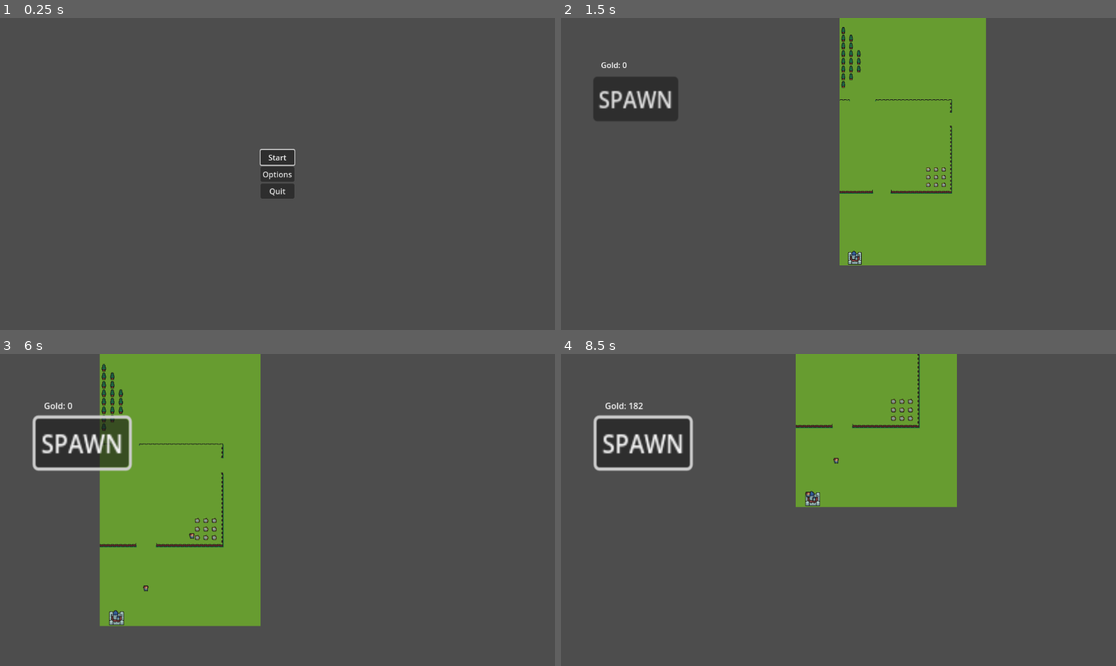
Above: before the commit, frames 1-4 (two rows, left to right).
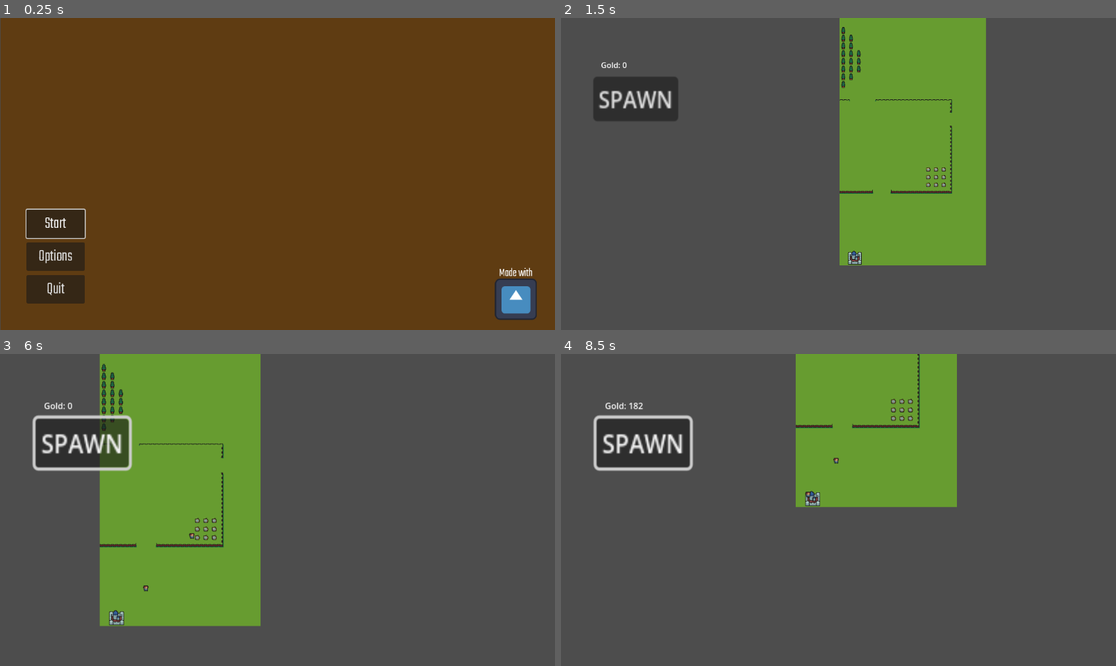
Above: after the commit, the same moments.

Repository: AndreastiUia/BachelorProject
Game: Godot game, scene res://menu.tscn
Two runs of this game, one before a commit and one after it. Both use one fixed random seed, a clock stepped at 60 frames per second and the inputs below. The engine's default icon, where the game draws it, is replaced by a stand-in: a white triangle on a blue panel in a dark square.
Inputs (mouse positions are in pixels of both pictures, inside the frame that each line leads up to):
- Up to frame 1 (0.25 s): no input
- Up to frame 2 (1.5 s): click "Options" at 0.5 s; click "Start" at 1.25 s
- Up to frame 3 (6 s): click "SPAWN" at 2 s; tap Enter at 2.75 s; move the mouse to (399, 494) at 2.77 s; press the mouse at (399, 494) at 2.78 s; hold Right (ui_right) 2.78-3.53 s; move the mouse to (166, 525) at 3.52 s; release the mouse at (166, 525) at 3.53 s; hold Down (ui_down) 3.53-4.28 s; tap Mouse wheel up (zoom+) at 3.6 s; move the mouse to (333, 441) at 4.27 s; hold Right (ui_right) 4.28-5.03 s; hold Mouse wheel down (zoom-) 4.28-5.03 s; move the mouse to (249, 572) at 5.02 s; hold Up (ui_up) 5.03-5.78 s; click (249, 572) at 5.1 s; move the mouse to (444, 556) at 5.77 s; hold Left (ui_left) from 5.78 s (still down); hold Mouse wheel up (zoom+) from 5.78 s (still down)
- Up to frame 4 (8.5 s): move the mouse to (672, 463) at 6.52 s; release Mouse wheel up (zoom+) at 6.53 s; tap Mouse wheel down (zoom-) at 6.6 s; move the mouse to (866, 510) at 7.27 s; release Left (ui_left) at 7.28 s; press the mouse at (866, 510) at 7.28 s; hold Down (ui_down) 7.28-8.03 s; move the mouse to (755, 432) at 8.02 s; release the mouse at (755, 432) at 8.03 s; hold Right (ui_right) from 8.03 s (still down); tap Mouse wheel up (zoom+) at 8.1 s

The runs differ from the first frame. In frame 1, 99% of the frame differs, in the area x 0-100%, y 0-100%; in frame 2, nothing differs; in frame 3, less than 0.1%; in frame 4, less than 0.1%.

Commit message:
Styled StartMenu

Diff:
--- a/menu.gd
+++ b/menu.gd
@@ -3,7 +3,7 @@
 
 # Called when the node enters the scene tree for the first time.
 func _ready():
-	$VBoxContainer/StartButton.grab_focus()
+	$Control/VBoxContainer/StartButton.grab_focus()
 
 
 # Called every frame. 'delta' is the elapsed time since the previous frame.
--- a/menu.tscn
+++ b/menu.tscn
@@ -1,45 +1,85 @@
-[gd_scene load_steps=2 format=3 uid="uid://c8gp6177q5gb3"]
+[gd_scene load_steps=5 format=3 uid="uid://c8gp6177q5gb3"]
 
 [ext_resource type="Script" path="res://menu.gd" id="1_syiyj"]
+[ext_resource type="Texture2D" uid="uid://dm8nkplh1yqq7" path="res://icon.svg" id="2_0daog"]
+[ext_resource type="FontFile" uid="uid://ct4ox56t42ck3" path="res://Fonts/Teko-VariableFont_wght.ttf" id="3_t3mdh"]
+
+[sub_resource type="Theme" id="Theme_1eteu"]
+Button/fonts/font = null
 
 [node name="Menu" type="Control"]
 layout_mode = 3
 anchors_preset = 15
 anchor_right = 1.0
 anchor_bottom = 1.0
+offset_left = 1.0
+offset_top = -1.0
+offset_right = 1.0
+offset_bottom = -1.0
 grow_horizontal = 2
 grow_vertical = 2
 script = ExtResource("1_syiyj")
 
-[node name="VBoxContainer" type="VBoxContainer" parent="."]
+[node name="Control" type="Control" parent="."]
+anchors_preset = 0
+offset_right = 40.0
+offset_bottom = 40.0
+
+[node name="ColorRect" type="ColorRect" parent="Control"]
+layout_mode = 0
+offset_right = 1151.0
+offset_bottom = 650.0
+color = Color(0.372549, 0.235294, 0.0705882, 1)
+
+[node name="Icon" type="Sprite2D" parent="Control/ColorRect"]
+position = Vector2(1070, 585)
+scale = Vector2(0.679688, 0.671875)
+texture = ExtResource("2_0daog")
+
+[node name="Label" type="Label" parent="Control/ColorRect"]
+layout_mode = 0
+offset_left = 1035.0
+offset_top = 513.0
+offset_right = 1117.0
+offset_bottom = 549.0
+theme_override_fonts/font = ExtResource("3_t3mdh")
+theme_override_font_sizes/font_size = 25
+text = "Made with"
+
+[node name="VBoxContainer" type="VBoxContainer" parent="Control"]
 layout_mode = 1
-anchors_preset = 8
-anchor_left = 0.5
-anchor_top = 0.5
-anchor_right = 0.5
-anchor_bottom = 0.5
-offset_left = -35.0
-offset_top = -50.5
-offset_right = 35.0
-offset_bottom = 50.5
+anchors_preset = -1
+offset_left = 54.0
+offset_top = 399.0
+offset_right = 175.0
+offset_bottom = 594.0
 grow_horizontal = 2
 grow_vertical = 2
+theme_override_constants/separation = 9
 
-[node name="StartButton" type="Button" parent="VBoxContainer"]
+[node name="StartButton" type="Button" parent="Control/VBoxContainer"]
 layout_mode = 2
 focus_neighbor_top = NodePath("../QuitButton")
+theme = SubResource("Theme_1eteu")
+theme_override_colors/font_color = Color(1, 1, 1, 1)
+theme_override_fonts/font = ExtResource("3_t3mdh")
+theme_override_font_sizes/font_size = 35
 text = "Start
 "
 
-[node name="OptionsButton" type="Button" parent="VBoxContainer"]
+[node name="OptionsButton" type="Button" parent="Control/VBoxContainer"]
 layout_mode = 2
+theme_override_fonts/font = ExtResource("3_t3mdh")
+theme_override_font_sizes/font_size = 35
 text = "Options"
 
-[node name="QuitButton" type="Button" parent="VBoxContainer"]
+[node name="QuitButton" type="Button" parent="Control/VBoxContainer"]
 layout_mode = 2
 focus_neighbor_bottom = NodePath("../StartButton")
+theme_override_fonts/font = ExtResource("3_t3mdh")
+theme_override_font_sizes/font_size = 35
 text = "Quit
 "
 
-[connection signal="pressed" from="VBoxContainer/StartButton" to="." method="_on_start_button_pressed"]
-[connection signal="pressed" from="VBoxContainer/QuitButton" to="." method="_on_quit_button_pressed"]
+[connection signal="pressed" from="Control/VBoxContainer/StartButton" to="." method="_on_start_button_pressed"]
+[connection signal="pressed" from="Control/VBoxContainer/QuitButton" to="." method="_on_quit_button_pressed"]
Binary file added: Fonts/Teko-VariableFont_wght.ttf
Not shown, added: Fonts/Teko-VariableFont_wght.ttf.import
